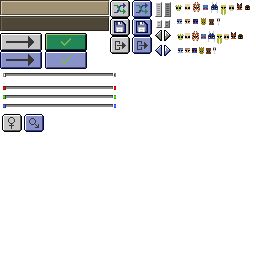
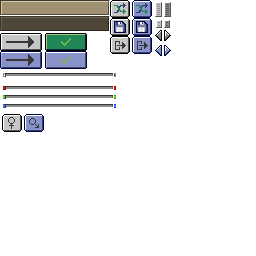
Layers edited between the first and the second 256 × 256 image:
painted on "Background copy" over [175, 2, 250, 54]
